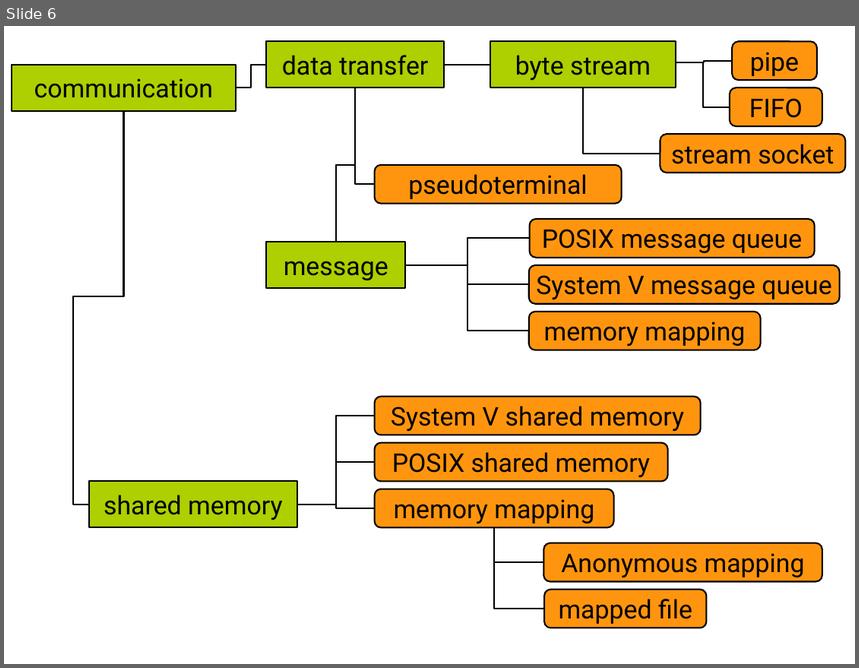
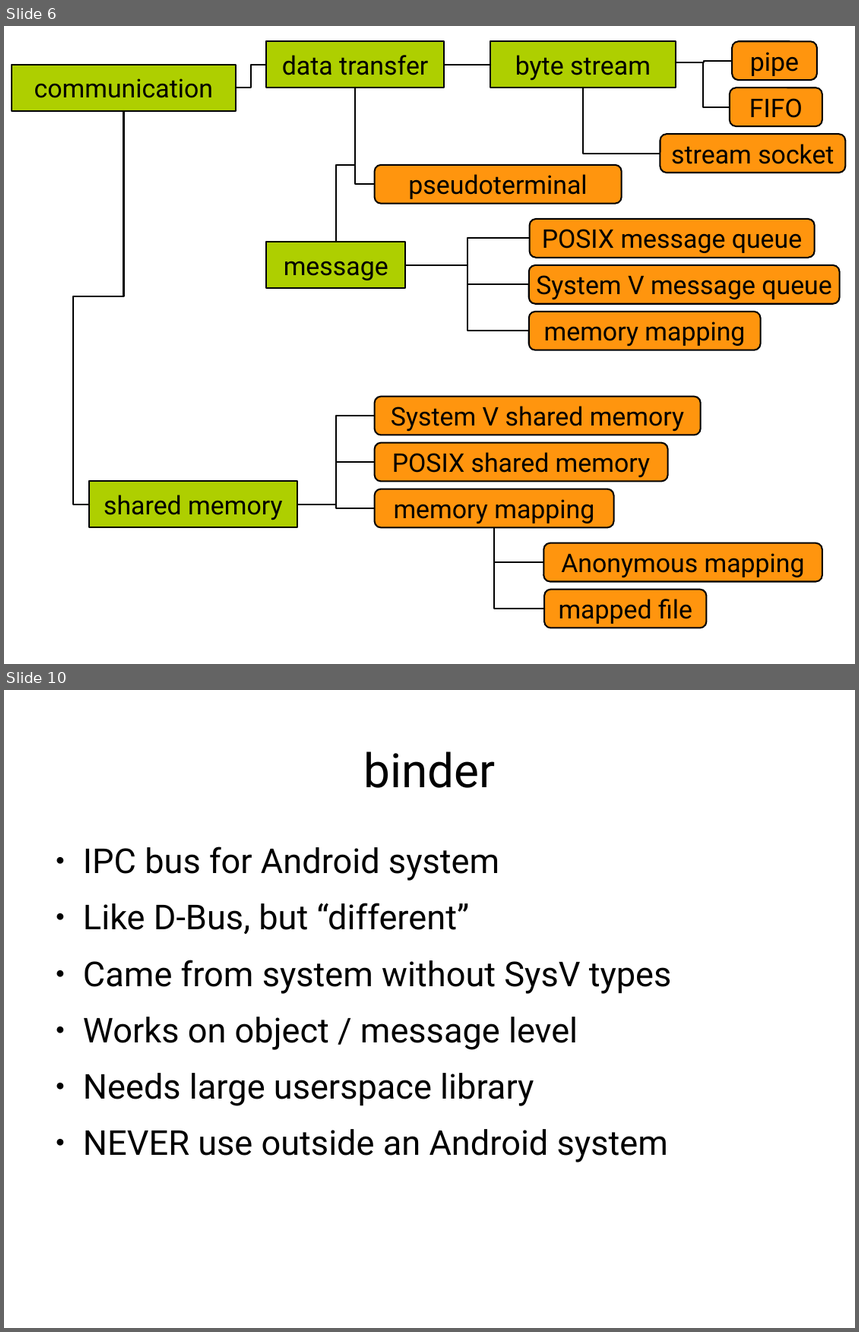
Before and after one commit to gregkh/presentation-kdbus, a slide deck: kdbus.odp. Shown one above the other, each under a label of ours: slide 6 before the commit, slides 6 and 10 after it; the slides between them are not shown. The pictures are 859x668 and 859x1332 pixels, drawn with LibreOffice and Linux fonts; fonts in the diff are those of the drawing. Boxes give left, top, right and bottom in pixels: in the first picture for what was removed or moved away, otherwise in the second. Text is boxed around its words. In the diff, an @@ line names an element or a change of style, - is before the commit and + after.

```diff
--- a/kdbus.odp
+++ b/kdbus.odp
@@ slide 10 added at <box>4,690,855,1328</box>, background #FFFFFF @@
@@ title added at <box>363,752,495,788</box>, 44 pt, text #000000 @@
+binder
@@ text added at <box>83,847,672,1163</box>, 32 pt, text #000000 @@
+● IPC bus for Android system
+● Like D-Bus, but “different”
+● Came from system without SysV types
+● Works on object / message level
+● Needs large userspace library
+● NEVER use outside an Android system
```
Also in this commit, not shown: 17 other slides added, 1 slide removed, 1 other file.
